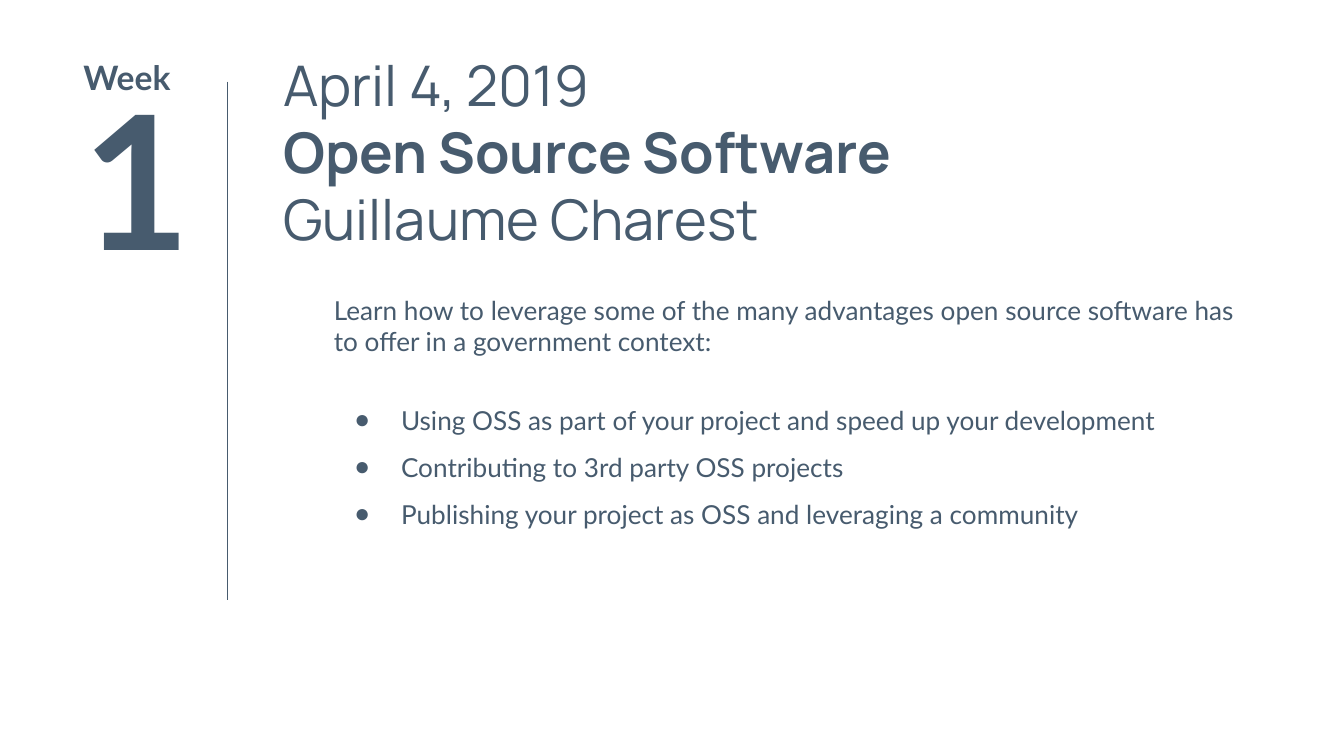
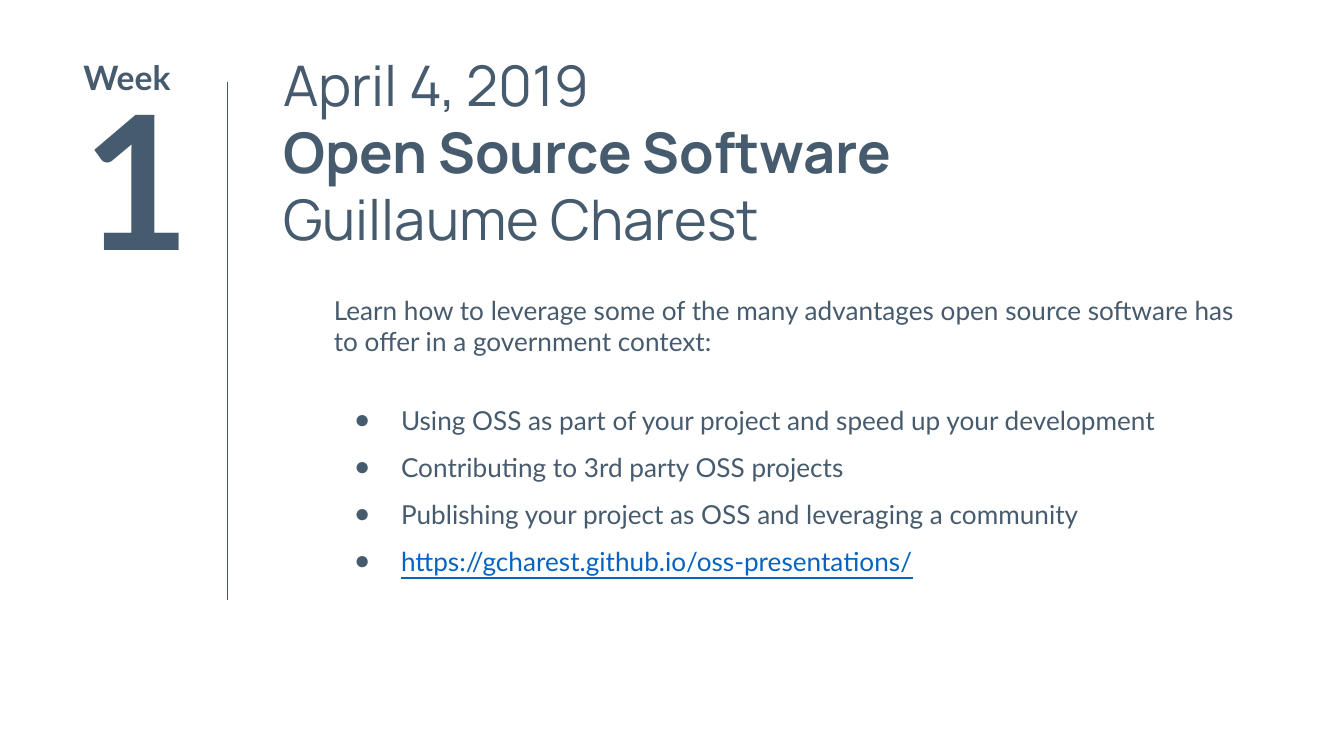
Before and after one commit to CSPS-EFPC-DAAN/DevOps, a slide deck: slide 4 of 0 - DevOps Stream Overview.pptx. Drawn at 1344x756 pixels with LibreOffice and Linux fonts; fonts in the diff are those of the drawing; background and template pictures are left out. Boxes give left, top, right and bottom in pixels: in the first picture for what was removed or moved away, otherwise in the second. Text is boxed around its words. In the diff, an @@ line names an element or a change of style, - is before the commit and + after.

```diff
--- a/0 - DevOps Stream Overview.pptx
+++ b/0 - DevOps Stream Overview.pptx
@@ text at <box>401,551,912,576</box>: paragraph added @@
+● https://gcharest.github.io/oss-presentations/
```
